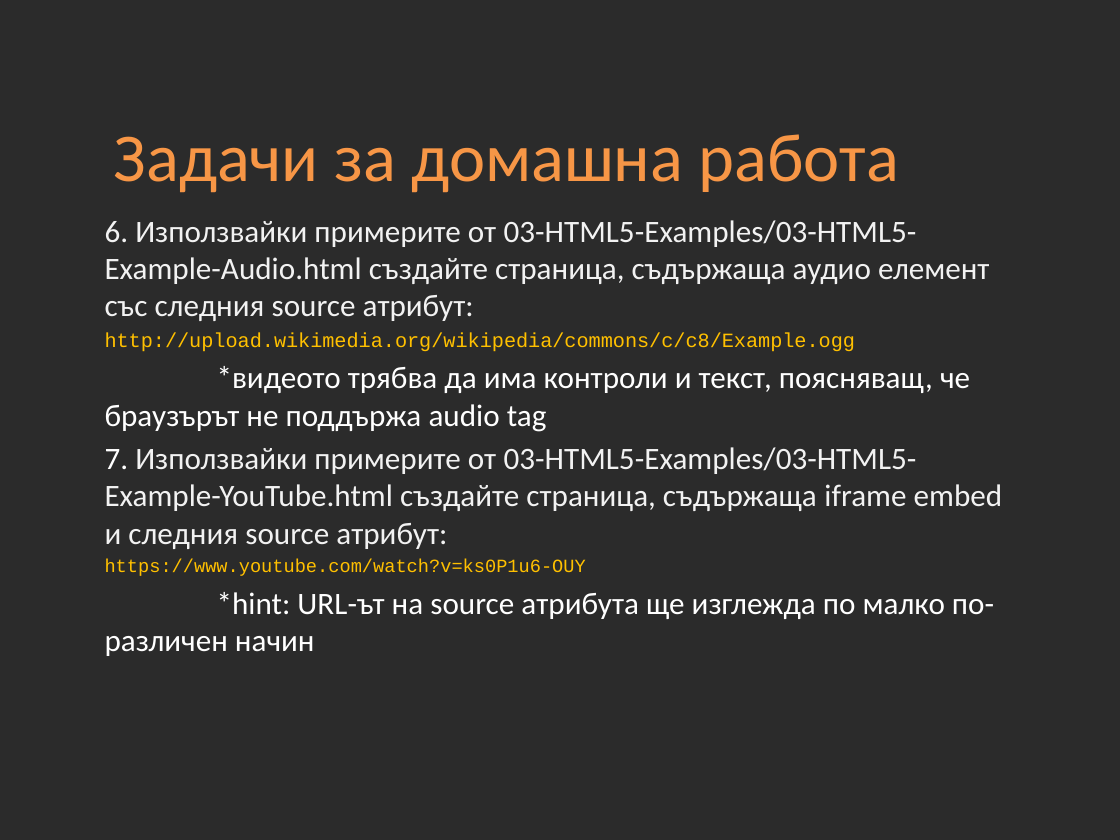
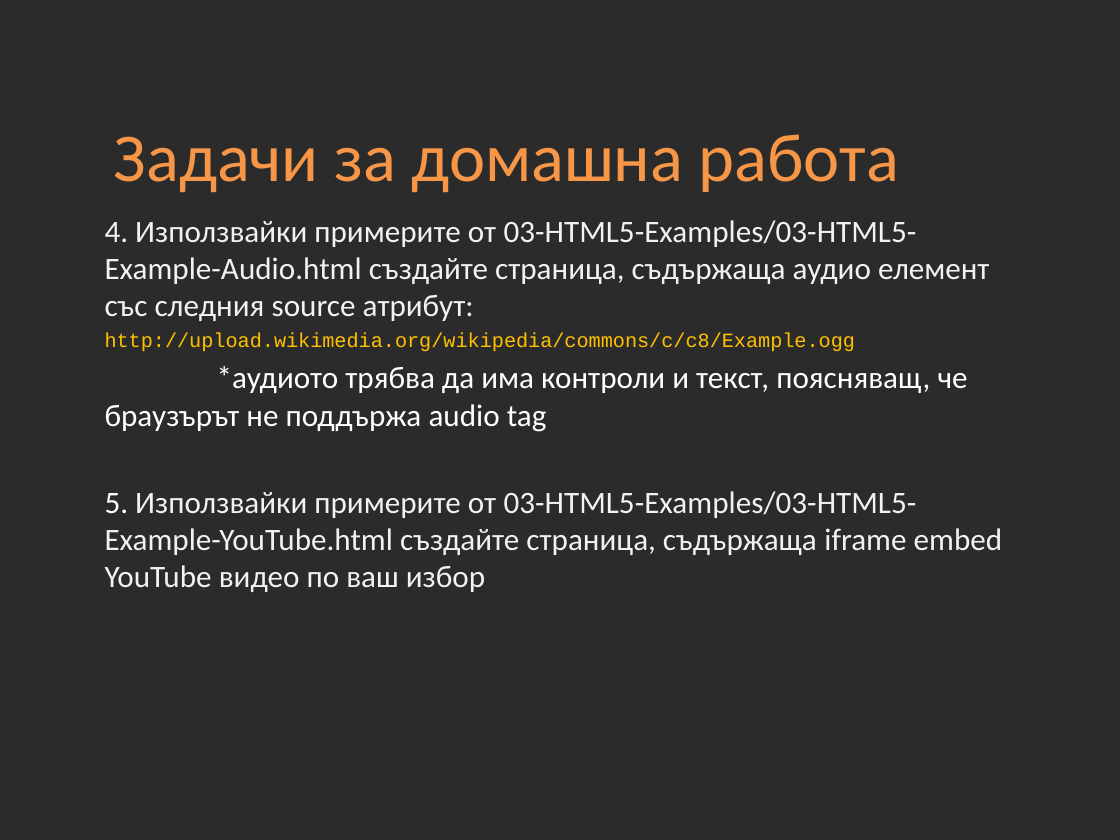
Before and after one commit to Academy-Soft-Intellect/Front-End-Course, a slide deck: slide 35 of 03-HTML5/03-HTML5.pptx (slide 26 before the commit). Drawn at 1120x840 pixels with LibreOffice and Linux fonts; fonts in the diff are those of the drawing; background and template pictures are left out; a plain dark background stands for a picture behind light text. Boxes give left, top, right and bottom in pixels: in the first picture for what was removed or moved away, otherwise in the second. Text is boxed around its words. In the diff, an @@ line names an element or a change of style, - is before the commit and + after.

Commit message:
HTML presentations change

```diff
--- a/03-HTML5/03-HTML5.pptx
+++ b/03-HTML5/03-HTML5.pptx
@@ text at bbox=[105, 220, 989, 321]: text changed @@
-6. Използвайки примерите от 03-HTML5-Examples/03-HTML5-Example-Audio.html създайте страница, съдържаща аудио елемент със следния source атрибут:
+4. Използвайки примерите от 03-HTML5-Examples/03-HTML5-Example-Audio.html създайте страница, съдържаща аудио елемент със следния source атрибут:
@@ text at bbox=[105, 366, 1003, 592]: text changed; text colour #FFFFFF to #F2F2F2 @@
-*видеото трябва да има контроли и текст, поясняващ, че браузърът не поддържа audio tag
-7. Използвайки примерите от 03-HTML5-Examples/03-HTML5-Example-YouTube.html създайте страница, съдържаща iframe embed и следния source атрибут:
-https://www.youtube.com/watch?v=ks0P1u6-OUY
-*hint: URL-ът на source атрибута ще изглежда по малко по-различен начин
+*аудиото трябва да има контроли и текст, поясняващ, че браузърът не поддържа audio tag
+5. Използвайки примерите от 03-HTML5-Examples/03-HTML5-Example-YouTube.html създайте страница, съдържаща iframe embed YouTube видео по ваш избор
```
Also in this commit, not shown: 8 other slides changed, 11 slides added, 2 slides removed.
